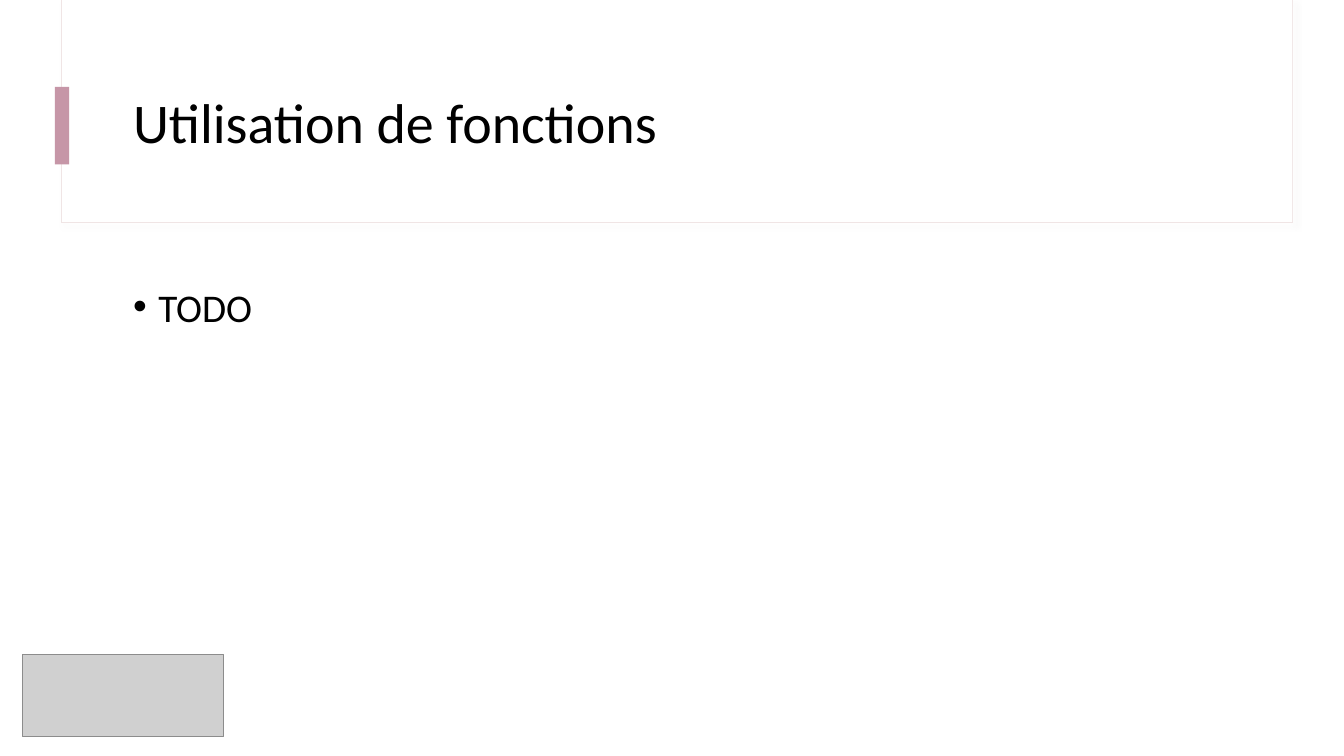
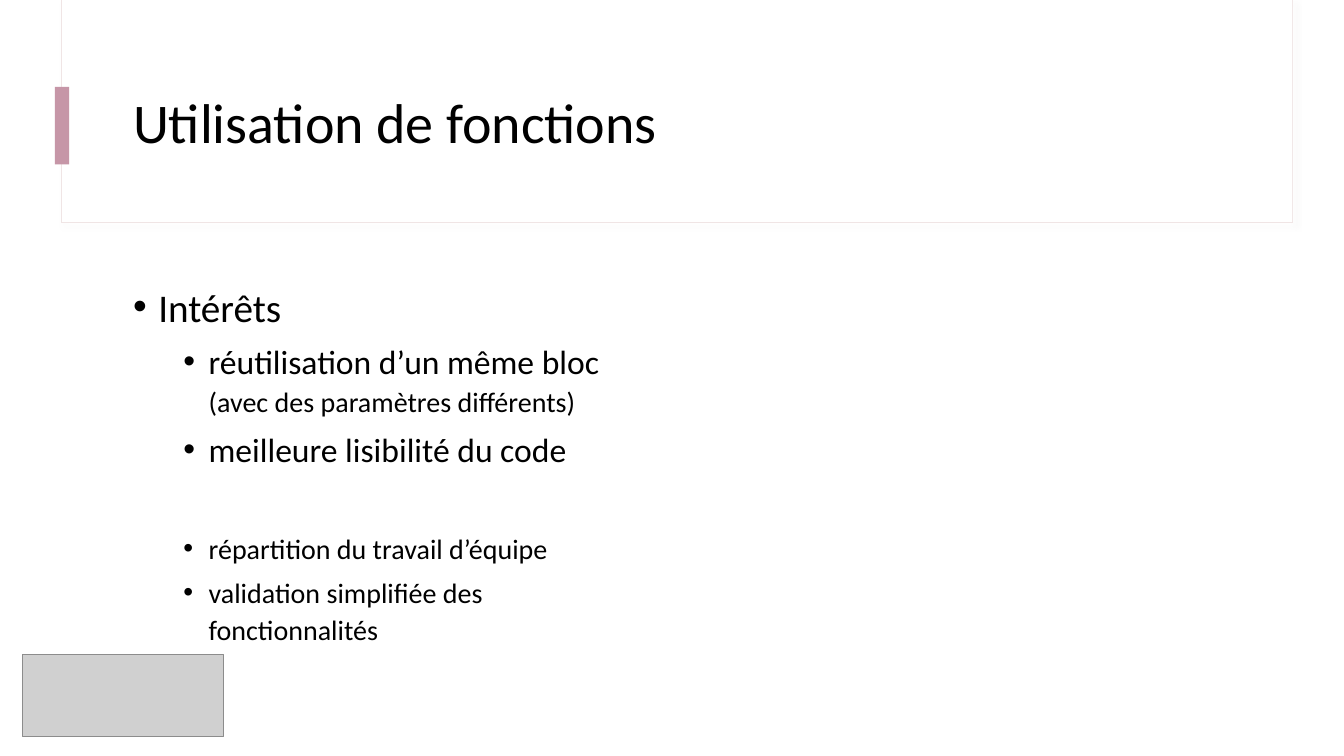
Before and after one commit to IOGS-Digital-Methods/semester-5, a slide deck: slide 2 of s5_outils_numeriques/b1_outils_numeriques/seance1_demistifier_python/B1_2_Fonctions_Modules.pptx. Drawn at 1344x756 pixels with LibreOffice and Linux fonts; fonts in the diff are those of the drawing; grey boxes stand for pictures. Boxes give left, top, right and bottom in pixels: in the first picture for what was removed or moved away, otherwise in the second. Text is boxed around its words. In the diff, an @@ line names an element or a change of style, - is before the commit and + after.

```diff
--- a/s5_outils_numeriques/b1_outils_numeriques/seance1_demistifier_python/B1_2_Fonctions_Modules.pptx
+++ b/s5_outils_numeriques/b1_outils_numeriques/seance1_demistifier_python/B1_2_Fonctions_Modules.pptx
@@ text at (158, 295, 599, 641): text changed; size 28 to 20 pt @@
-• TODO
+• Intérêts
+  • réutilisation d’un même bloc (avec des paramètres différents)
+  • meilleure lisibilité du code
+  • répartition du travail d’équipe
+  • validation simplifiée des fonctionnalités
```
